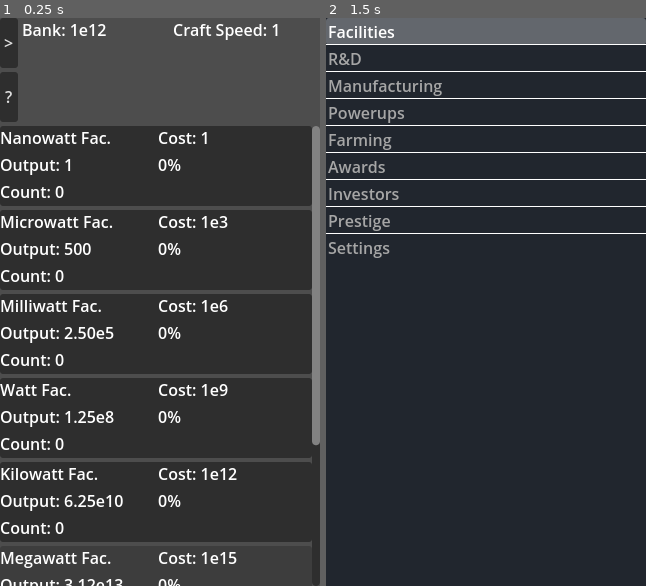
Above: before the commit, frames 1-2 (left to right).
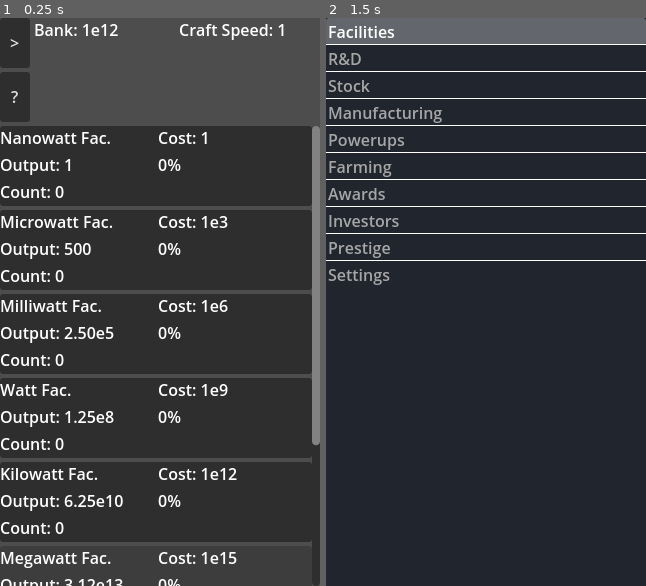
Above: after the commit, the same moments.

Repository: DylanBulfin/IncrementalGame
Game: Godot game, scene res://incremental_game.tscn
The game is run twice, just before and just after one commit, with the same random seed, the same clock (stepped at 60 frames per second) and the same inputs.
Inputs:
- Up to frame 1 (0.25 s): no input
- Up to frame 2 (1.5 s): click ">" at 0.5 s; tap Enter at 1.25 s

The runs differ from the first frame. In frame 1, 1.5% of the frame differs, in the area x 1-89%, y 0-19%; in frame 2, 2.3%, in the area x 0-100%, y 10-48%.

Commit message:
Adding inventory screen

Diff:
--- a/incremental_game.tscn
+++ b/incremental_game.tscn
@@ -29,7 +29,7 @@
 [node name="HeaderManager" type="Node" parent="."]
 script = ExtResource("4_wcaps")
 
-[node name="HBoxContainer" type="HBoxContainer" parent="."]
+[node name="Content" type="HBoxContainer" parent="."]
 layout_mode = 1
 anchors_preset = 15
 anchor_right = 1.0
@@ -37,7 +37,7 @@
 grow_horizontal = 2
 grow_vertical = 2
 
-[node name="SideMenu" type="ItemList" parent="HBoxContainer"]
+[node name="SideMenu" type="ItemList" parent="Content"]
 unique_name_in_owner = true
 custom_minimum_size = Vector2(200, 0)
 layout_mode = 2
@@ -47,34 +47,36 @@
 allow_reselect = true
 script = ExtResource("3_i1ats")
 
-[node name="MainContent" type="VBoxContainer" parent="HBoxContainer"]
+[node name="MainContent" type="VBoxContainer" parent="Content"]
 unique_name_in_owner = true
 layout_mode = 2
 size_flags_horizontal = 3
 
-[node name="HBoxContainer" type="HBoxContainer" parent="HBoxContainer/MainContent"]
+[node name="HBoxContainer" type="HBoxContainer" parent="Content/MainContent"]
 layout_mode = 2
 
-[node name="VBoxContainer" type="VBoxContainer" parent="HBoxContainer/MainContent/HBoxContainer"]
+[node name="VBoxContainer" type="VBoxContainer" parent="Content/MainContent/HBoxContainer"]
 layout_mode = 2
 
-[node name="SideMenuButton" type="Button" parent="HBoxContainer/MainContent/HBoxContainer/VBoxContainer"]
+[node name="SideMenuButton" type="Button" parent="Content/MainContent/HBoxContainer/VBoxContainer"]
+custom_minimum_size = Vector2(30, 0)
 layout_mode = 2
 size_flags_vertical = 3
 text = ">"
 
-[node name="HelpButton" type="Button" parent="HBoxContainer/MainContent/HBoxContainer/VBoxContainer"]
+[node name="HelpButton" type="Button" parent="Content/MainContent/HBoxContainer/VBoxContainer"]
+custom_minimum_size = Vector2(30, 0)
 layout_mode = 2
 size_flags_vertical = 3
 text = "?"
 
-[node name="HeaderContainer" type="GridContainer" parent="HBoxContainer/MainContent/HBoxContainer"]
+[node name="HeaderContainer" type="GridContainer" parent="Content/MainContent/HBoxContainer"]
 unique_name_in_owner = true
 layout_mode = 2
 size_flags_horizontal = 3
 columns = 2
 
-[node name="ScreenContainer" type="Control" parent="HBoxContainer/MainContent"]
+[node name="ScreenContainer" type="Control" parent="Content/MainContent"]
 unique_name_in_owner = true
 layout_mode = 2
 size_flags_vertical = 3
@@ -131,7 +133,7 @@
 text = "Testing the popup content"
 autowrap_mode = 2
 
-[connection signal="item_selected" from="HBoxContainer/SideMenu" to="PopupManager" method="_on_side_menu_item_selected"]
-[connection signal="pressed" from="HBoxContainer/MainContent/HBoxContainer/VBoxContainer/SideMenuButton" to="PopupManager" method="_on_side_menu_button_pressed"]
-[connection signal="pressed" from="HBoxContainer/MainContent/HBoxContainer/VBoxContainer/HelpButton" to="PopupManager" method="_on_help_button_pressed"]
+[connection signal="item_selected" from="Content/SideMenu" to="PopupManager" method="_on_side_menu_item_selected"]
+[connection signal="pressed" from="Content/MainContent/HBoxContainer/VBoxContainer/SideMenuButton" to="PopupManager" method="_on_side_menu_button_pressed"]
+[connection signal="pressed" from="Content/MainContent/HBoxContainer/VBoxContainer/HelpButton" to="PopupManager" method="_on_help_button_pressed"]
 [connection signal="pressed" from="PopupContainer/HBoxContainer/PopupExit" to="PopupManager" method="_on_popup_exit_button_pressed"]
--- a/resources/side_menu_items.tres
+++ b/resources/side_menu_items.tres
@@ -4,4 +4,4 @@
 
 [resource]
 script = ExtResource("1_1wxhs")
-items = Array[String](["Facilities", "R&D", "Manufacturing", "Powerups", "Farming", "Awards", "Investors", "Prestige", "Settings"])
+items = Array[String](["Facilities", "R&D", "Stock", "Manufacturing", "Powerups", "Farming", "Awards", "Investors", "Prestige", "Settings"])
--- /dev/null
+++ b/scenes/components/inventory_entry.tscn
@@ -0,0 +1,23 @@
+[gd_scene load_steps=2 format=3 uid="uid://vrsqfrouwpq"]
+
+[ext_resource type="Script" path="res://scenes/components/scripts/inventory_entry.gd" id="1_q7u5n"]
+
+[node name="InventoryEntry" type="Button"]
+custom_minimum_size = Vector2(120, 80)
+offset_right = 8.0
+offset_bottom = 8.0
+size_flags_horizontal = 3
+script = ExtResource("1_q7u5n")
+
+[node name="GridContainer" type="GridContainer" parent="."]
+layout_mode = 2
+offset_right = 1.0
+offset_bottom = 50.0
+
+[node name="MaterialLabel" type="Label" parent="GridContainer"]
+unique_name_in_owner = true
+layout_mode = 2
+
+[node name="CountLabel" type="Label" parent="GridContainer"]
+unique_name_in_owner = true
+layout_mode = 2
--- /dev/null
+++ b/scenes/components/scripts/inventory_entry.gd
@@ -0,0 +1,17 @@
+extends Button
+
+var base: Models.InventoryItem
+
+# Called when the node enters the scene tree for the first time.
+func _ready() -> void:
+	# Buttons have nice built-in styling but these should not behave as buttons
+	self.disabled = true
+	State.connect("inventory_change", _on_inventory_change)
+	update_text()
+
+func _on_inventory_change() -> void:
+	update_text()
+
+func update_text() -> void:
+	%MaterialLabel.text = base.material_name()
+	%CountLabel.text = str("Count: ", base.count())
--- /dev/null
+++ b/scenes/screens/inventory_screen.tscn
@@ -0,0 +1,27 @@
+[gd_scene load_steps=2 format=3 uid="uid://bom7ou5mx2f53"]
+
+[ext_resource type="Script" path="res://scenes/screens/scripts/inventory_screen.gd" id="1_f40vw"]
+
+[node name="InventoryScreen" type="Control"]
+layout_mode = 3
+anchors_preset = 15
+anchor_right = 1.0
+anchor_bottom = 1.0
+grow_horizontal = 2
+grow_vertical = 2
+script = ExtResource("1_f40vw")
+
+[node name="ScrollContainer" type="ScrollContainer" parent="."]
+layout_mode = 1
+anchors_preset = 15
+anchor_right = 1.0
+anchor_bottom = 1.0
+grow_horizontal = 2
+grow_vertical = 2
+
+[node name="InventoryContainer" type="GridContainer" parent="ScrollContainer"]
+unique_name_in_owner = true
+layout_mode = 2
+size_flags_horizontal = 3
+size_flags_vertical = 3
+columns = 2
--- /dev/null
+++ b/scenes/screens/scripts/inventory_screen.gd
@@ -0,0 +1,11 @@
+extends Control
+
+
+# Called when the node enters the scene tree for the first time.
+func _ready() -> void:
+	var entry_scene = preload("res://scenes/components/inventory_entry.tscn")
+
+	for item in State.inventory():
+		var node = entry_scene.instantiate()
+		node.base = item
+		%InventoryContainer.add_child(node)
--- a/scripts/global/models.gd
+++ b/scripts/global/models.gd
@@ -115,3 +115,66 @@
 	func cost_ratio() -> float: return self._cost_ratio
 	func level() -> int: return self._level
 #endregion
+
+#region Crafting
+# Make materials, use those to make tokens, which buy powerups
+enum CraftingMaterial {
+	Wood,
+	Stone,
+	Copper,
+	Iron,
+	Silver,
+	Gold,
+	Platinum,
+	Diamond,
+
+	WoodToken,
+	StoneToken,
+	CopperToken,
+	IronToken,
+	SilverToken,
+	GoldToken,
+	PlatinumToken,
+	DiamondToken,
+}
+
+class InventoryItem:
+	var _material: CraftingMaterial
+	var _material_name: String
+	var _count: float
+
+	func _init(_material_: CraftingMaterial, _material_name_: String, _count_: float):
+		self._material = _material_
+		self._material_name = _material_name_
+		self._count = _count_
+
+	func material() -> CraftingMaterial: return _material
+	func material_name() -> String: return _material_name
+	func count() -> float: return _count
+
+class MaterialCost:
+	var _material: CraftingMaterial
+	var _count: float
+
+	func _init(_material_: CraftingMaterial, _count_: float):
+		self._material = _material_
+		self._count = _count_
+
+	func material() -> CraftingMaterial: return _material
+	func count() -> float: return _count
+
+class Recipe:
+	var _bank_cost: float
+	var _material_costs: Array[MaterialCost]
+	var _output: CraftingMaterial
+
+	func _init(_bank_cost_: float, _material_costs_: Array[MaterialCost], _output_: CraftingMaterial):
+		self._bank_cost = _bank_cost_
+		self._material_costs = _material_costs_
+		self._output = _output_
+
+	func bank_cost() -> float: return _bank_cost
+	func material_costs() -> Array[MaterialCost]: return _material_costs
+	func output() -> CraftingMaterial: return _output
+
+#endregion
--- a/scripts/global/state.gd
+++ b/scripts/global/state.gd
@@ -8,9 +8,12 @@
 signal facility_changed(id: int)
 signal cspeed_change
 signal upgrade_changed(id: int)
+signal inventory_change # May want to add id arg later?
 
 # Globally-relevant variables
 var update_interval_s: float = 0.2
+
+var _curr_screen: int = 0
 
 var _bank: float = 1.0e12
 var _cspeed: float = 1.0 # Crafting/manufacturing speed
@@ -21,15 +24,20 @@
 
 var _upgrades: Dictionary#[Models.UpgradeCategory, Array[Models.Upgrade]]
 var _all_upgrades: Array[Models.Upgrade]
+
+var _inventory: Array[Models.InventoryItem]
+var _inventory_map: Dictionary#[Models.CraftingMaterial, Models.InventoryItem]
 
 #region Getters
 func bank() -> float: return _bank
 func cspeed() -> float: return _cspeed
 func header_set(id: int) -> Models.HeaderSet: return _header_sets[id]
+func curr_screen_title() -> String: return _screens[_curr_screen]
 func screens() -> Array[String]: return _screens
 func facilities() -> Array[Models.Facility]: return _facilities
 func upgrade_categories() -> Array: return Models.UpgradeCategory.keys()
 func upgrades_by_category(category: Models.UpgradeCategory) -> Array: return _upgrades[category]
+func inventory() -> Array: return _inventory
 #endregion
 
 # Called when the node enters the scene tree for the first time.
@@ -37,10 +45,12 @@
 	_ready_facility()
 	_ready_header()
 	_ready_upgrades()
+	_ready_manufacturing()
 
 # Most global state functions below, mostly separated by category
 
 func change_screen(index: int) -> void:
+	_curr_screen = index
 	screen_change.emit(index)
 
 func create_popup(title: String, text: String) -> void:
@@ -183,6 +193,35 @@
 #endregion
 
 #region Manufacturing
+func _ready_manufacturing() -> void:
+	# Having both allows easier handling of diverse use cases
+	_inventory = []
+	_inventory_map = {}
+	# Loops through variant names of this enum
+	for cn in Models.CraftingMaterial.keys():
+		var cm = Models.CraftingMaterial[cn]
+		var ii = Models.InventoryItem.new(cm as Models.CraftingMaterial, cn, 0)
+		_inventory.push_back(ii)
+		_inventory_map[cm as Models.CraftingMaterial] = ii
+
+func manufacturing_can_afford_materials(materials: Array[Models.MaterialCost]) -> bool:
+	return materials \
+		.map(func(m): return _inventory_map[m.material()].count() >= m.count()) \
+		.reduce(func(a, m): return a and m, true)
+
+func manufacturing_try_debit(materials: Array[Models.MaterialCost], bank_cost: float) -> bool:
+	if manufacturing_can_afford_materials(materials) and bank_try_debit(bank_cost):
+		for mc in materials:
+			_inventory_map[mc.material()]._count -= mc.count()
+		inventory_change.emit()
+		return true
+	else:
+		return false
+
+func manufacturing_credit_materials(material: Models.CraftingMaterial, count: float) -> void:
+	_inventory_map[material]._count += count
+	inventory_change.emit()
+
 func manufacturing_multiply_speed(factor: float) -> void:
 	_cspeed *= factor
 	cspeed_change.emit()
--- a/scripts/popup_manager.gd
+++ b/scripts/popup_manager.gd
@@ -23,7 +23,19 @@
 	%PopupContainer.visible = true
 
 func _on_help_button_pressed() -> void:
-	State.create_popup("Testing", "Testing2")
+	var title: String = State.curr_screen_title()
+	var text: String
+	match title:
+		"Facilities":
+			text = "The facility menu shows the state of your power generation facilities. There are 8 types of facilities you can buy, and in general the more expensive the facility, the higher the output. When you buy a facility of a certain type, the next facility of that type will cost more."
+		"R&D":
+			text = "The R&D menu contains various upgrades you can purchase with proceeds from your facilities. The upgrades are separated into categories based on the system they primarily affect."
+		"Stock":
+			text = "The Stock menu contains your inventory of materials made in the manufacturing screen."
+		_:
+			text = "This menu has not yet been implemented"
+
+	State.create_popup(title, text)
 
 func _on_popup_exit_button_pressed() -> void:
 	%PopupContainer.visible = false
--- a/scripts/screen_manager.gd
+++ b/scripts/screen_manager.gd
@@ -10,7 +10,7 @@
 	screen_nodes = [
 		preload("res://scenes/screens/facility_screen.tscn"),
 		preload("res://scenes/screens/upgrade_screen.tscn"),
-		preload("res://scenes/screens/dummy_screen.tscn"),
+		preload("res://scenes/screens/inventory_screen.tscn"),
 		preload("res://scenes/screens/dummy_screen.tscn"),
 		preload("res://scenes/screens/dummy_screen.tscn"),
 		preload("res://scenes/screens/dummy_screen.tscn"),
